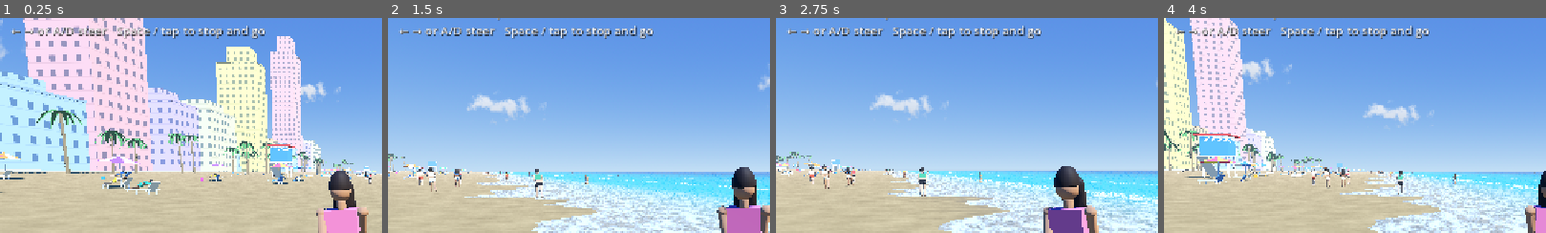
Above: before the commit, frames 1-4 (left to right).
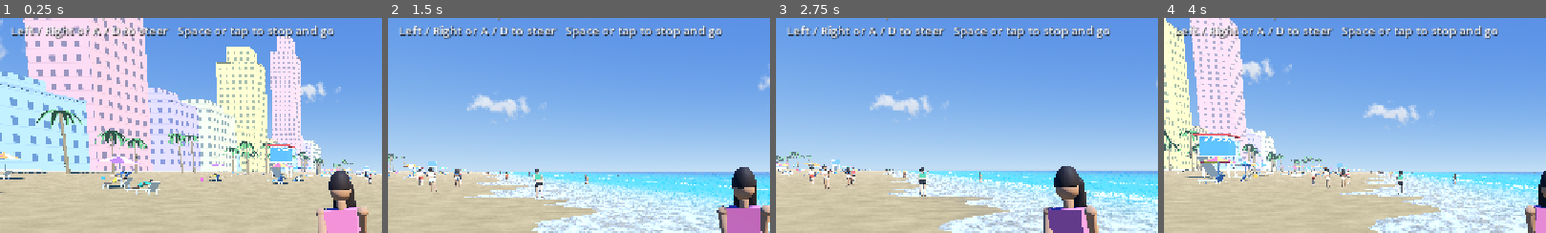
Above: after the commit, the same moments.

Repository: Marc-GenAI-AWS/godot-game
Game: Godot game, scene res://main.tscn
The game is run twice, just before and just after one commit, with the same random seed, the same clock (stepped at 60 frames per second) and the same inputs.
Inputs (mouse positions are % of the whole screen's width and height, from its top left):
- Up to frame 1 (0.25 s): no input
- Up to frame 2 (1.5 s): tap Enter at 0.5, 1.25 s; move the mouse to (72, 45) at 0.52 s; hold Right 0.53-1.28 s; click (72, 45) at 0.67 s; tap Space at 0.77, 1.07 s; move the mouse to (30, 55) at 1.27 s; hold Left from 1.28 s (still down)
- Up to frame 3 (2.75 s): tap Space at 1.52, 1.82 s; tap Enter at 2 s; move the mouse to (60, 28) at 2.02 s; release Left at 2.03 s; hold Right from 2.03 s (still down)
- Up to frame 4 (4 s): tap Enter at 2.75, 3.5 s; move the mouse to (45, 70) at 2.77 s; click (45, 70) at 2.92 s; tap Space at 3.02, 3.32, 3.77 s; move the mouse to (80, 65) at 3.52 s; release Right at 3.53 s; hold Left from 3.53 s (still down)
The pictures show only the part of the screen within x 0-50%, y 5-55%; the shares and areas given below are measured in that part.

The runs differ from the first frame. In frame 1, 2.5% of the frame differs, in the area x 2-88%, y 3-10%; in frame 2, 2.6%; in frame 3, 2.6%; in frame 4, 2.5%.

Commit message:
Beach Walk: fix seagull heading and HUD glyphs
Claude-Session: https://claude.ai/code/session_01UAYU2mUDuDd7xzaMngBZ3G

Diff:
--- a/beach/main.gd
+++ b/beach/main.gd
@@ -649,7 +649,6 @@
 		var v := gull.position - prev
 		if v.length() > 0.001:
 			gull.look_at(gull.position + v, Vector3.UP)
-			gull.rotate_object_local(Vector3.UP, PI)
 		gull.visible = true
 		var flap := sin(time * 9.0) * 0.55
 		gull_wings[0].rotation.z = flap
@@ -657,4 +656,4 @@
 	else:
 		gull.visible = false
 
-	hud.text = "Beach Walk   %d fps\n← → or A/D steer   Space / tap to stop and go" % Engine.get_frames_per_second()
+	hud.text = "Beach Walk   %d fps\nLeft / Right or A / D to steer   Space or tap to stop and go" % Engine.get_frames_per_second()
Not shown, changed: docs/beach/index.html
Not shown, changed: docs/beach/index.pck
